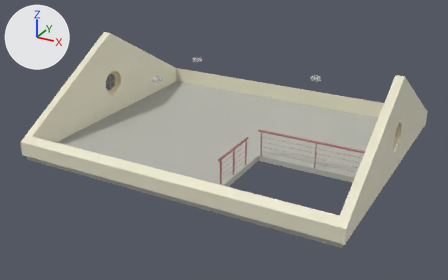
Two versions of the glTF model House2F.glb, one commit apart.
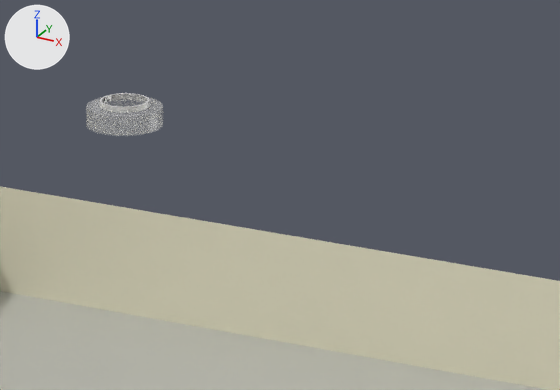
The first picture shows the older version from a 50 mm camera at (10.08, -19.16, 13.43) aimed at (-0.06, -0.71, 4.2). The close-ups show both versions on the part from 40% to 57% of the width and 16% to 34% of the height of that picture; other places that the commit changed are outside them. Every picture has the same lights, and +X, +Y and +Z are marked at upper left. Objects named as collision shapes, trigger or cutter boxes, shadow casters or lower levels of detail are left out. Where no turn or scale is listed for an object, it has been applied to the vertices. Vertices at the same position are counted once.

Objects in the first close-up: '2F-L06', 'IfcSlab/2F', 'IfcWallStandardCase/2F4'.
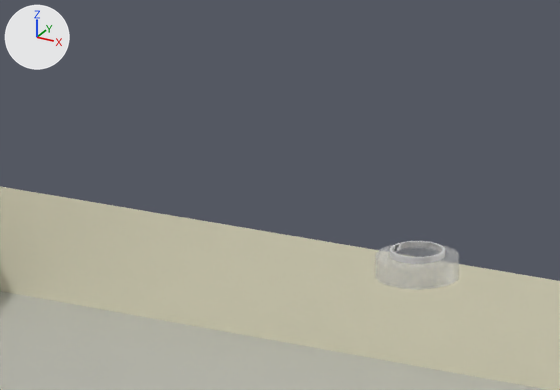
Location of each change, (x1, y1, x2, y2) in pixels of the close-ups (560 x 390 px; the box of a moved part takes in the faces that stretch with it):
'2F-L01', reshaped, moved (not visible before): after (375, 241, 459, 290)
'2F-L06', deleted: before (86, 93, 163, 136)
part 1 of me_102_482577_042, moved or reshaped: before (86, 93, 163, 136); after (375, 241, 459, 290)

What changed in the scene script:
```text
Change ob_2f_l01:
    ob_2f_l01.location: (-2.48, -1.38, 6.46) -> (0.0, -0.001, 6.46)
Remove ob_2f_l06:
    ob_2f_l06 = bpy.data.objects.new('2F-L06', me_102_482577_042)
    ob_2f_l06.location = (-2.48, 1.47, 6.46)
```
